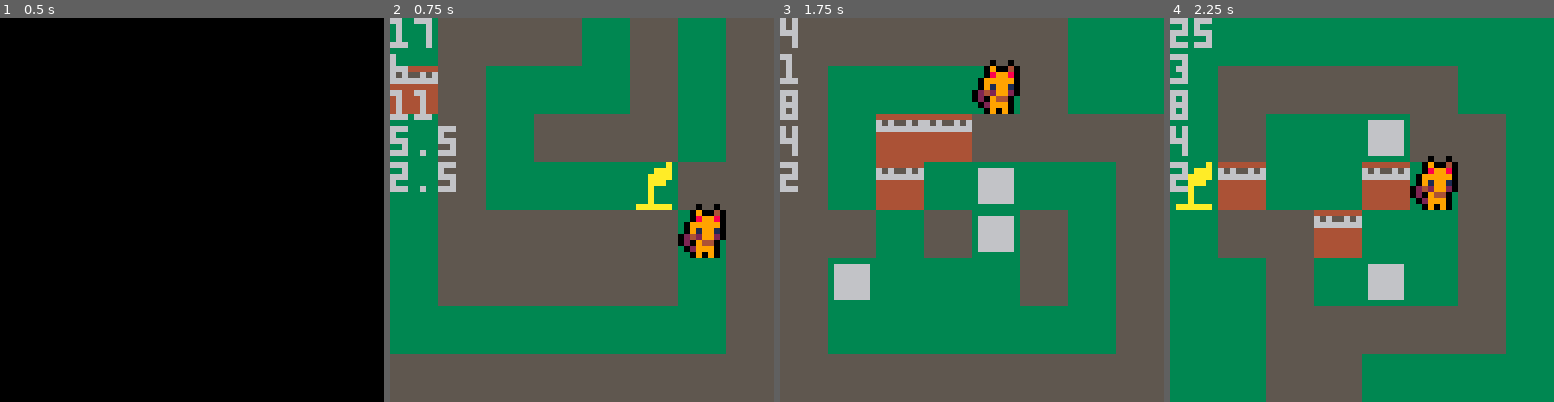
Above: before the commit, frames 1-4 (left to right).
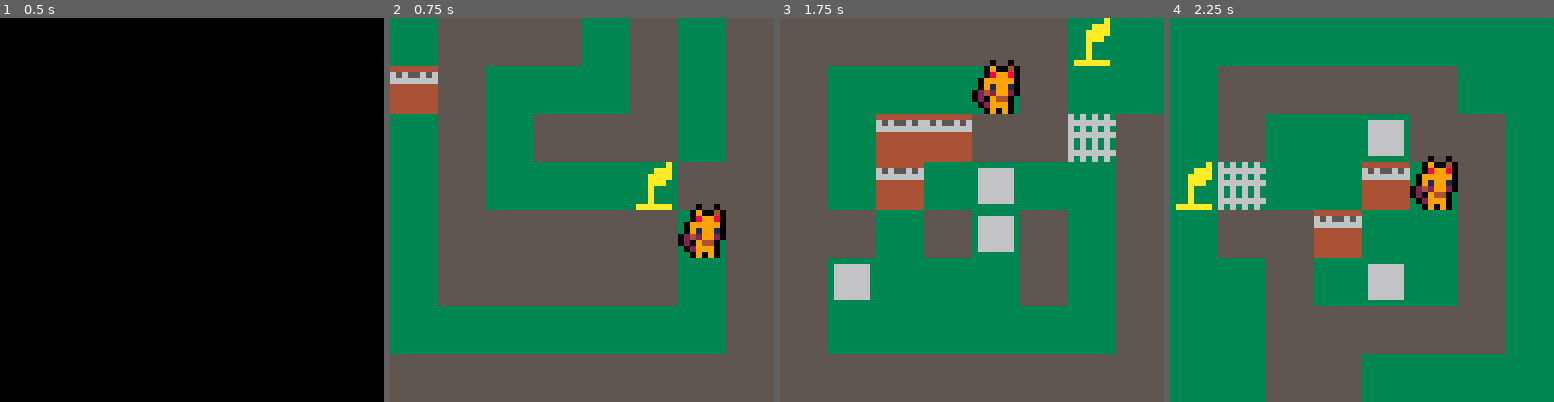
Above: after the commit, the same moments.

Repository: konata-chan404/Kitty-Kondo
Game: PICO-8 cartridge game.p8
The game is run twice, just before and just after one commit, with the same random seed, the same clock (stepped at 60 frames per second) and the same inputs.
Inputs:
- Up to frame 1 (0.5 s): tap X (X key) at 0.33 s
- Up to frame 2 (0.75 s): tap O (Z key) at 0.7 s
- Up to frame 3 (1.75 s): tap X (X key) at 1.07 s; hold Right from 1.6 s (still down); tap O (Z key) at 1.7 s
- Up to frame 4 (2.25 s): tap X (X key) at 1.85 s; release Right at 2.1 s; tap O (Z key) at 2.1 s; hold Up from 2.15 s (still down)

Frame 1 is identical in both runs. In frame 2, 2.0% of the frame differs, in the area x 0-18%, y 0-46%; in frame 3, 3.3%, in the area x 0-88%, y 0-46%; in frame 4, 3.0%.

Commit message:
game barriers!!

Diff:
--- a/game.p8
+++ b/game.p8
@@ -77,12 +77,12 @@
 	--print(#boxes)
 	--print(#block_points)
 	--print(debug)
-	print(player.xpos)
-	print(player.ypos)
-
-	print(current_level.celw)
-	print(current_level.celw/2)
-	print( current_level.celh/4)
+	-- print(player.xpos)
+	-- print(player.ypos)
+
+	-- print(current_level.celw)
+	-- print(current_level.celw/2)
+	-- print(current_level.barrier.xpos != nil)
 end
 
 -->8
@@ -124,6 +124,14 @@
 				-- get box object and move it
 				boxtomove = get_box(newx, self.ypos)
 				boxtomove:push(0, self.movement_speed)
+				if is_sokoban and current_level.barrier.xpos != nil
+				then
+					if all_block_points_occupied() then
+						open_barrier()
+					else
+						close_barrier()
+					end
+				end
 			end
 
 			-- if the next position in the grid doesnt have anything collidable
@@ -131,10 +139,6 @@
 			if not is_collidable(newx, self.ypos)
 			then
 				if (is_level_finish(newx, self.ypos))
-				then
-					load_next_level()
-
-				elseif is_sokoban and all_block_points_occupied()
 				then
 					load_next_level()
 
@@ -162,6 +166,15 @@
 				boxtomove = get_box(newx, self.ypos)
 				boxtomove:push(1, self.movement_speed)
 
+				if is_sokoban and current_level.barrier.xpos != nil
+				then
+					if all_block_points_occupied() then
+						open_barrier()
+					else
+						close_barrier()
+					end
+				end
+
 			end
 
 			-- if the next position in the grid doesnt have anything collidable
@@ -171,11 +184,6 @@
 				if (is_level_finish(newx, self.ypos))
 				then
 					load_next_level()
-
-				elseif is_sokoban and all_block_points_occupied()
-				then
-					load_next_level()
-
 				else
 					self.xpos = newx
 					self:update_camera()
@@ -197,6 +205,15 @@
 				-- get box object and move it
 				boxtomove = get_box(self.xpos, newy)
 				boxtomove:push(2, self.movement_speed)
+
+				if is_sokoban and current_level.barrier.xpos != nil
+				then
+					if all_block_points_occupied() then
+						open_barrier()
+					else
+						close_barrier()
+					end
+				end
 			end
 
 			-- if the next position in the grid doesnt have anything collidable
@@ -206,11 +223,6 @@
 				if (is_level_finish(self.xpos, newy))
 				then
 					load_next_level()
-
-				elseif is_sokoban and all_block_points_occupied()
-				then
-					load_next_level()
-
 				else
 					self.ypos = newy
 					self:update_camera()
@@ -232,6 +244,16 @@
 				-- get box object and move it
 				boxtomove = get_box(self.xpos, newy)
 				boxtomove:push(3, self.movement_speed)
+
+				if is_sokoban and current_level.barrier.xpos != nil
+				then
+					if all_block_points_occupied() then
+						open_barrier()
+					else
+						close_barrier()
+					end
+				end
+
 			end
 
 			-- if the next position in the grid doesnt have anything collidable
@@ -241,10 +263,6 @@
 				if (is_level_finish(self.xpos, newy))
 				then
 					load_next_level()
-
-				elseif is_sokoban and all_block_points_occupied()
-					then
-						load_next_level()
 
 				else
 					self.ypos = newy
@@ -357,6 +375,13 @@
 	block_points[#block_points+1] = new_block_point
 end
 
+function open_barrier()
+	mset(current_level.barrier.xpos, current_level.barrier.ypos, current_level.ground_tile)
+end
+
+function close_barrier()
+	mset(current_level.barrier.xpos, current_level.barrier.ypos, current_level.barrier.sprite)
+end
 
 -------------------------------------------------------------
 -- Collisions stuff
@@ -412,6 +437,10 @@
 -- for sokoban like puzzles
 function is_block_point(xpos, ypos)
 	return fget(mget(xpos, ypos), 3)
+end
+
+function is_barrier(xpos, ypos)
+	return fget(mget(xpos, ypos), 4)
 end
 
 -- loop through the box array, find the exact box in the position
@@ -583,7 +612,9 @@
 		celw = level.celx_end - level.celx_start + 1,
 		celh = level.cely_end - level.cely_start + 1,
 		end_point = level.end_point,
-		ground_tile = level.ground_tile
+		ground_tile = level.ground_tile,
+
+		barrier = {}
 	}
 
 	boxes = {}
@@ -605,6 +636,14 @@
 				is_sokoban = true
 				create_block_point(celx, cely)
 			end
+
+			if is_barrier(celx, cely) then
+				current_level.barrier = {
+					xpos = celx,
+					ypos = cely,
+					sprite = mget(celx, cely)
+				}
+			end
 		end
 	end
 end
@@ -623,29 +662,29 @@
 
 
 __gfx__
-000900400009004000000000444444443333333355555555333333a3333333330000000000000000000000000000000000000000000000000000000000000000
-0008998000089980000000006565565633333333555555553333aaa3366666630000000000000000000000000000000000000000000000000000000000000000
-009999900099999000000000666666663333333355555555333aaaa3366666630000000000000000000000000000000000000000000000000000000000000000
-009199100091991000000000444444443333333355555555333aaa33366666630000000000000000000000000000000000000000000000000000000000000000
-024299200042992000000000444444443333333355555555333a3333366666630000000000000000000000000000000000000000000000000000000000000000
-020944000209440000000000444444443333333355555555333a3333366666630000000000000000000000000000000000000000000000000000000000000000
-002999000029990000000000444444443333333355555555333a3333366666630000000000000000000000000000000000000000000000000000000000000000
-0009090000090900000000004444444433333333555555553aaaaaa3333333330000000000000000000000000000000000000000000000000000000000000000
+000900400009004000000000444444443333333355555555333333a3333333336363636300000000000000000000000000000000000000000000000000000000
+0008998000089980000000006565565633333333555555553333aaa3366666636666666600000000000000000000000000000000000000000000000000000000
+009999900099999000000000666666663333333355555555333aaaa3366666636363636300000000000000000000000000000000000000000000000000000000
+009199100091991000000000444444443333333355555555333aaa33366666636666666600000000000000000000000000000000000000000000000000000000
+024299200042992000000000444444443333333355555555333a3333366666636363636300000000000000000000000000000000000000000000000000000000
+020944000209440000000000444444443333333355555555333a3333366666636363636300000000000000000000000000000000000000000000000000000000
+002999000029990000000000444444443333333355555555333a3333366666636666666600000000000000000000000000000000000000000000000000000000
+0009090000090900000000004444444433333333555555553aaaaaa3333333336363636300000000000000000000000000000000000000000000000000000000
 __gff__
-0000000300010408000000000000000000000000000000000000000000000000000000000000000000000000000000000000000000000000000000000000000000000000000000000000000000000000000000000000000000000000000000000000000000000000000000000000000000000000000000000000000000000000
+0000000300010408110000000000000000000000000000000000000000000000000000000000000000000000000000000000000000000000000000000000000000000000000000000000000000000000000000000000000000000000000000000000000000000000000000000000000000000000000000000000000000000000
 0000000000000000000000000000000000000000000000000000000000000000000000000000000000000000000000000000000000000000000000000000000000000000000000000000000000000000000000000000000000000000000000000000000000000000000000000000000000000000000000000000000000000000
 __map__
-0505050505050404050505050505050504040505040404040404040405000000000000000000000000000000000000000000000000000000000000000000000000000000000000000000000000000000000000000000000000000000000000000000000000000000000000000000000000000000000000000000000000000000
+0505050505050604050505050505050504040505040404040404040405000000000000000000000000000000000000000000000000000000000000000000000000000000000000000000000000000000000000000000000000000000000000000000000000000000000000000000000000000000000000000000000000000000
 0504040404050404050404040404040405040505040505050505040405000000000000000000000000000000000000000000000000000000000000000000000000000000000000000000000000000000000000000000000000000000000000000000000000000000000000000000000000000000000000000000000000000000
-0504030305050505050403040505050405040505040504040705050405000000000000000000000000000000000000000000000000000000000000000000000000000000000000000000000000000000000000000000000000000000000000000000000000000000000000000000000000000000000000000000000000000000
-0504030407040405050304030504040405040505060304040304050405000000000000000000000000000000000000000000000000000000000000000000000000000000000000000000000000000000000000000000000000000000000000000000000000000000000000000000000000000000000000000000000000000000
+0504030305050805050403040505050405040505040504040705050405000000000000000000000000000000000000000000000000000000000000000000000000000000000000000000000000000000000000000000000000000000000000000000000000000000000000000000000000000000000000000000000000000000
+0504030407040405050304030504040405040505060804040304050405000000000000000000000000000000000000000000000000000000000000000000000000000000000000000000000000000000000000000000000000000000000000000000000000000000000000000000000000000000000000000000000000000000
 0505040507050405050404040504050505040505040505030404050405000000000000000000000000000000000000000000000000000000000000000000000000000000000000000000000000000000000000000000000000000000000000000000000000000000000000000000000000000000000000000000000000000000
 0507040404050405050404040504040406050505040405040704050405000000000000000000000000000000000000000000000000000000000000000000000000000000000000000000000000000000000000000000000000000000000000000000000000000000000000000000000000000000000000000000000000000000
 0504040404040405050404040505050505040505040405050505050405000000000000000000000000000000000000000000000000000000000000000000000000000000000000000000000000000000000000000000000000000000000000000000000000000000000000000000000000000000000000000000000000000000
 0505050505050505050404040505050505040505040405050404040405000000000000000000000000000000000000000000000000000000000000000000000000000000000000000000000000000000000000000000000000000000000000000000000000000000000000000000000000000000000000000000000000000000
-0808080808080808050404040404040404040505050505050505050505000000000000000000000000000000000000000000000000000000000000000000000000000000000000000000000000000000000000000000000000000000000000000000000000000000000000000000000000000000000000000000000000000000
-0808080808080808080505050505050505050500000000000000000000000000000000000000000000000000000000000000000000000000000000000000000000000000000000000000000000000000000000000000000000000000000000000000000000000000000000000000000000000000000000000000000000000000
-0000000000000000000800000000000000000000000000000000000000000000000000000000000000000000000000000000000000000000000000000000000000000000000000000000000000000000000000000000000000000000000000000000000000000000000000000000000000000000000000000000000000000000
+0404040404040404050404040404040404040505050505050505050505000000000000000000000000000000000000000000000000000000000000000000000000000000000000000000000000000000000000000000000000000000000000000000000000000000000000000000000000000000000000000000000000000000
+0404040404040404040505050505050505050500000000000000000000000000000000000000000000000000000000000000000000000000000000000000000000000000000000000000000000000000000000000000000000000000000000000000000000000000000000000000000000000000000000000000000000000000
+0000000000000000040400000000000000000000000000000000000000000000000000000000000000000000000000000000000000000000000000000000000000000000000000000000000000000000000000000000000000000000000000000000000000000000000000000000000000000000000000000000000000000000
 0505050505050505050505050505050000000000000000000000000000000000000000000000000000000000000000000000000000000000000000000000000000000000000000000000000000000000000000000000000000000000000000000000000000000000000000000000000000000000000000000000000000000000
 0504040404040404040404040404050000000000000000000000000000000000000000000000000000000000000000000000000000000000000000000000000000000000000000000000000000000000000000000000000000000000000000000000000000000000000000000000000000000000000000000000000000000000
 0504040404040404040404040404050000000000000000000000000000000000000000000000000000000000000000000000000000000000000000000000000000000000000000000000000000000000000000000000000000000000000000000000000000000000000000000000000000000000000000000000000000000000
